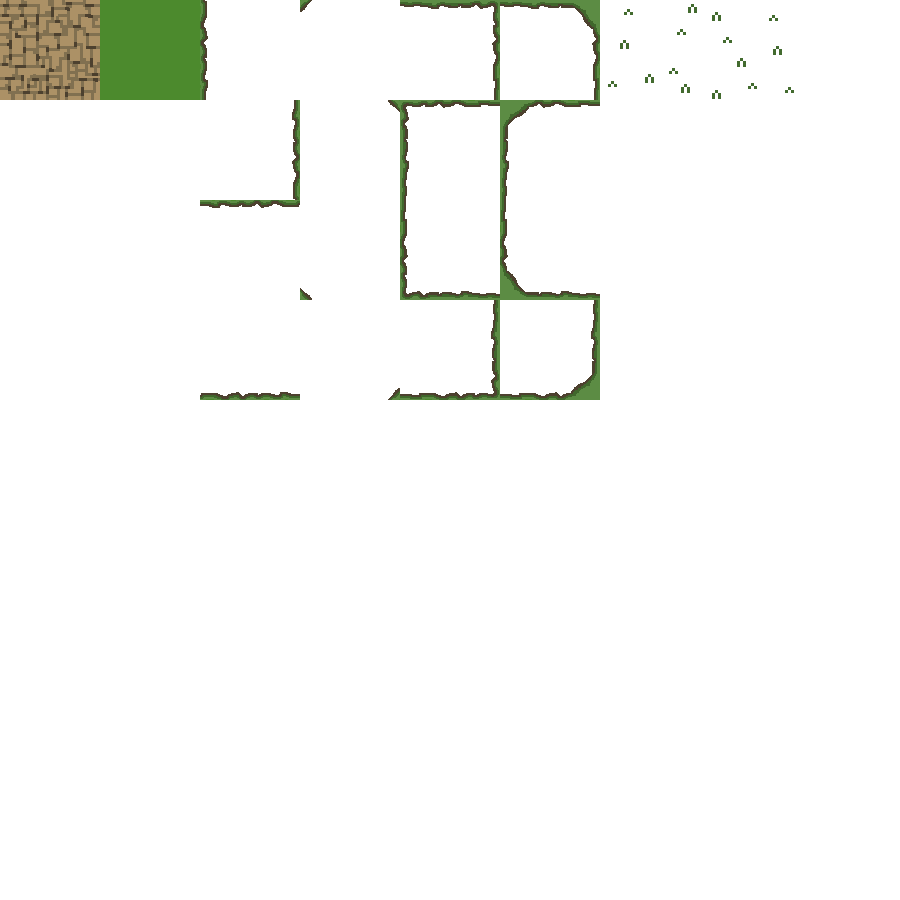
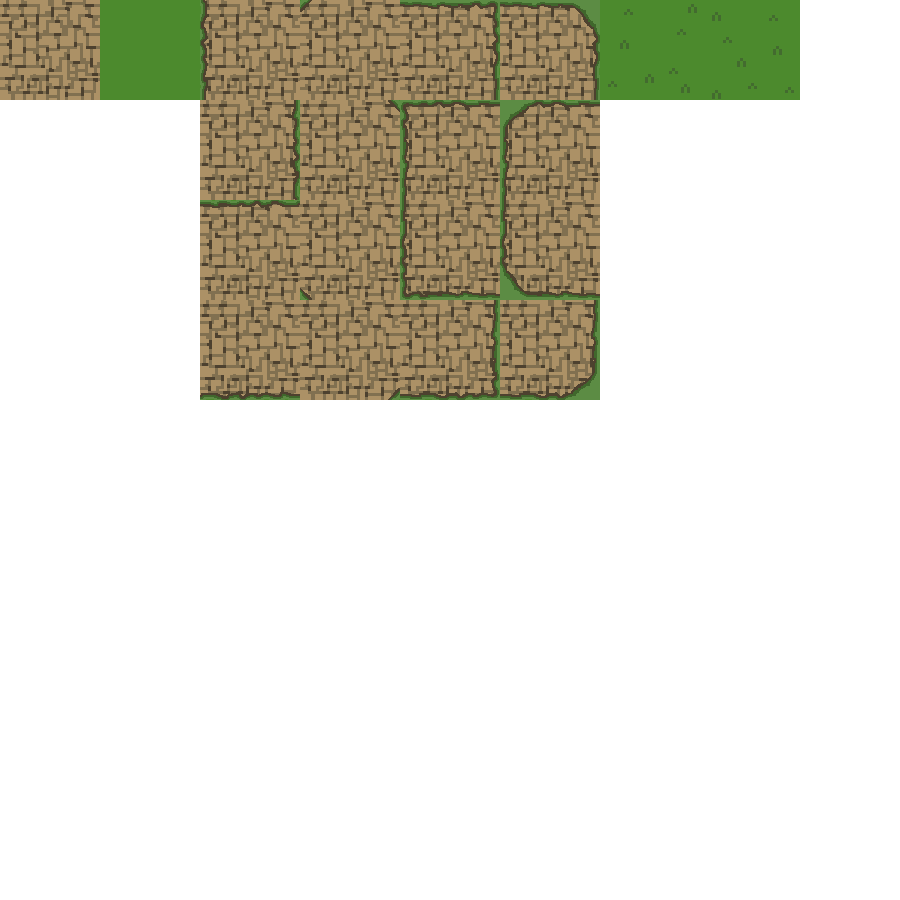
Revision of a layered 900x900 image; what changed, layer by layer:
added layer "background" over [200, 0, 800, 400]
